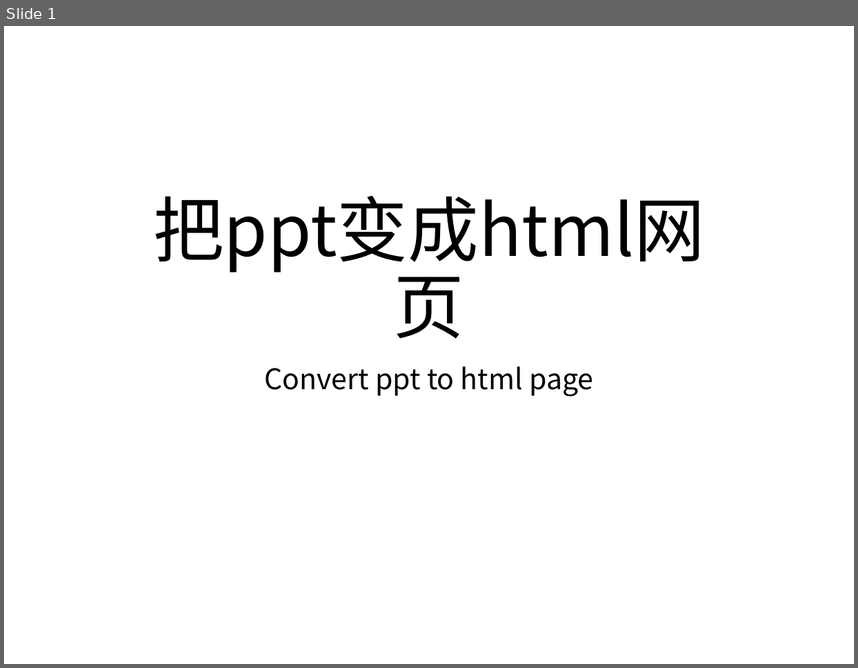
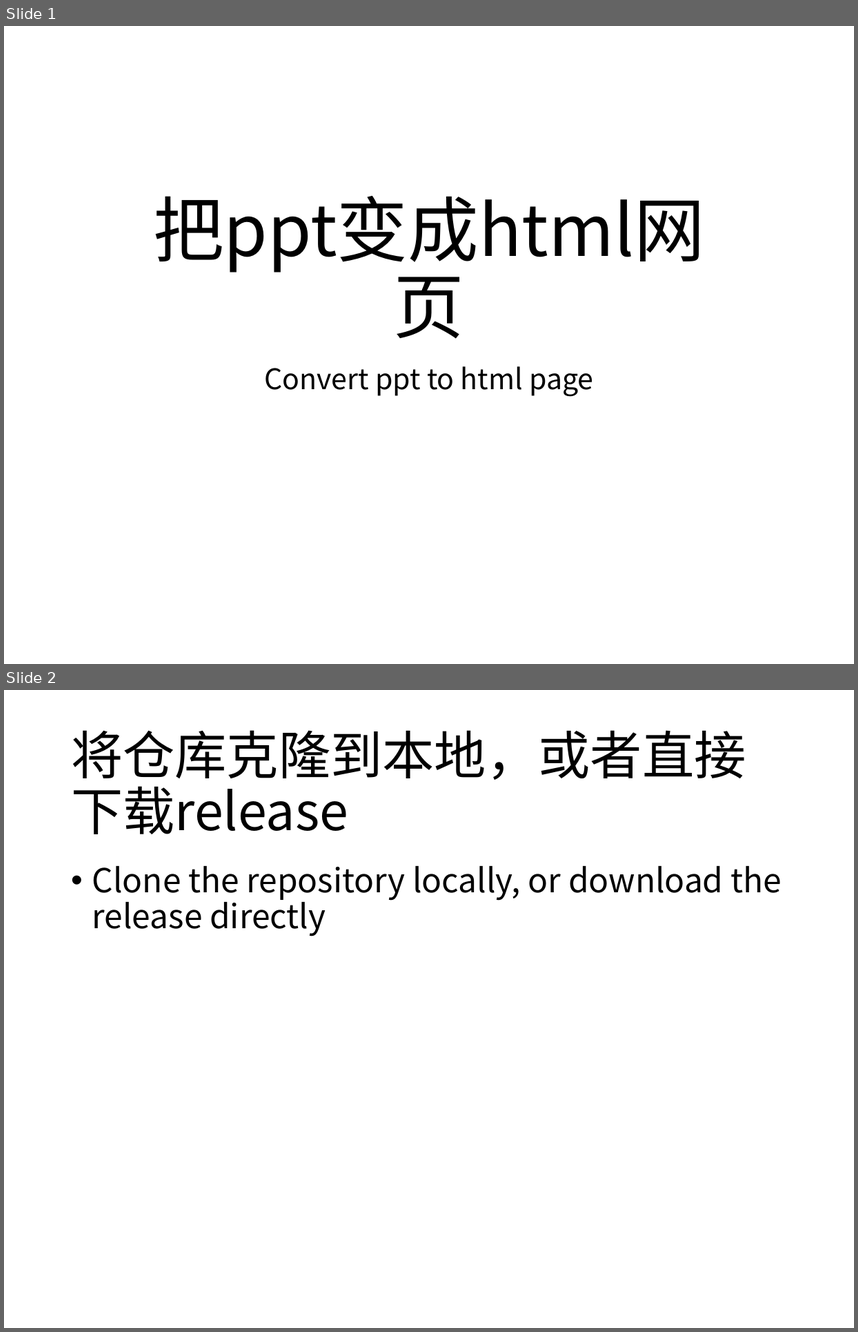
Before and after one commit to cxh1205/ppt2html, a slide deck: demo.pptx. Shown one above the other, each under a label of ours: slide 1 before the commit, slides 1 and 2 after it. The pictures are 858x668 and 858x1332 pixels, drawn with LibreOffice and Linux fonts; fonts in the diff are those of the drawing. Boxes give left, top, right and bottom in pixels: in the first picture for what was removed or moved away, otherwise in the second. Text is boxed around its words. In the diff, an @@ line names an element or a change of style, - is before the commit and + after.

```diff
--- a/demo.pptx
+++ b/demo.pptx
@@ slide 2 added at (4,690,854,1328), background #FFFFFF @@
@@ title added at (71,730,746,834), 44 pt, text #000000 @@
+将仓库克隆到本地，或者直接下载release
@@ text added at (92,866,782,936), 28 pt, text #000000 @@
+• Clone the repository locally, or download the release directly
```
Also in this commit, not shown: 6 other slides added, 1 slide removed, 16 other files.
